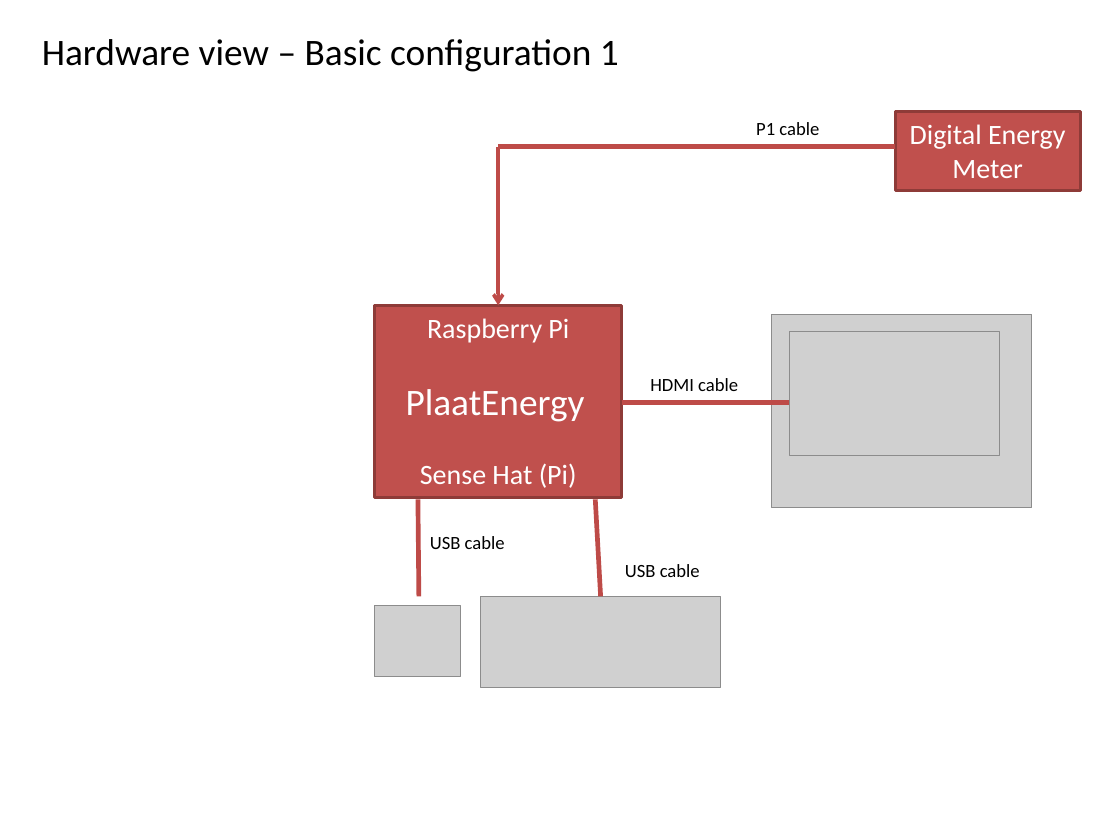
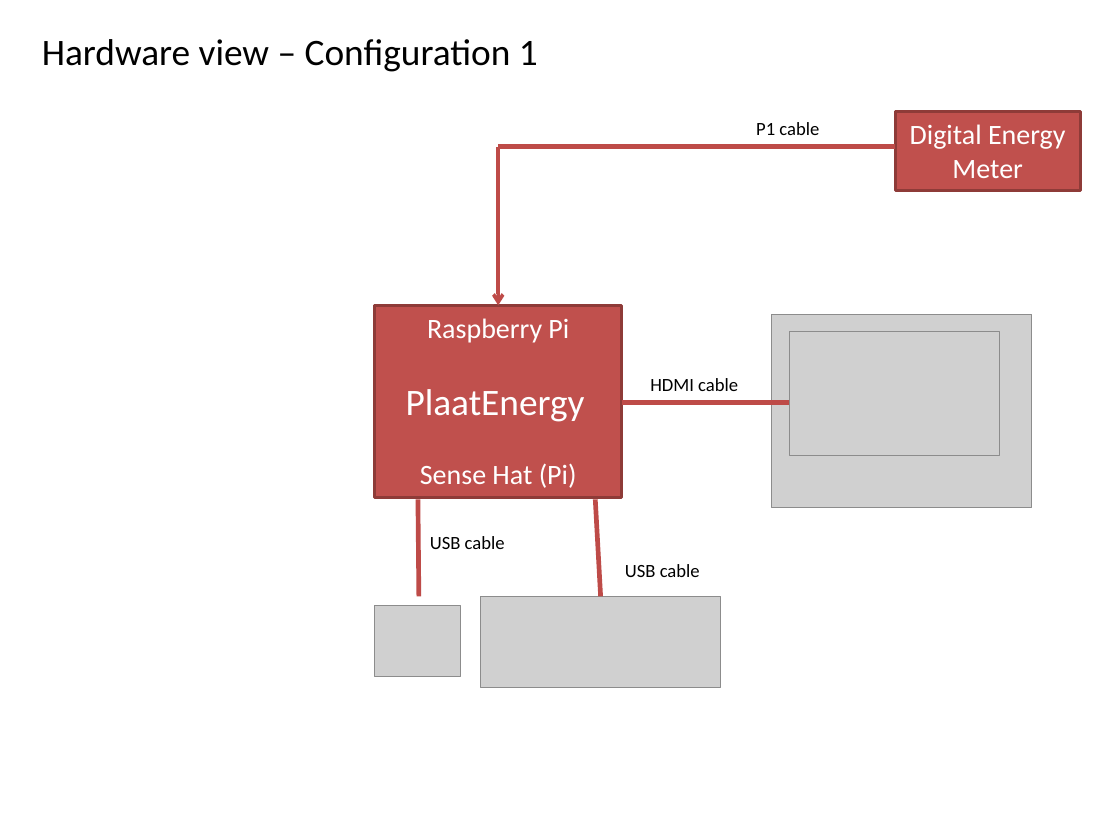
Before and after one commit to plaatsoft/plaatenergy, a slide deck: slide 5 of doc/ppt/PlaatEnergy Design.pptx. Drawn at 1120x840 pixels with LibreOffice and Linux fonts; fonts in the diff are those of the drawing; grey boxes stand for pictures. Boxes give left, top, right and bottom in pixels: in the first picture for what was removed or moved away, otherwise in the second. Text is boxed around its words. In the diff, an @@ line names an element or a change of style, - is before the commit and + after.

```diff
--- a/doc/ppt/PlaatEnergy Design.pptx
+++ b/doc/ppt/PlaatEnergy Design.pptx
@@ text at (42, 39, 538, 72): text changed @@
-Hardware view – Basic configuration 1
+Hardware view – Configuration 1
```
Also in this commit, not shown: 10 other slides changed.
